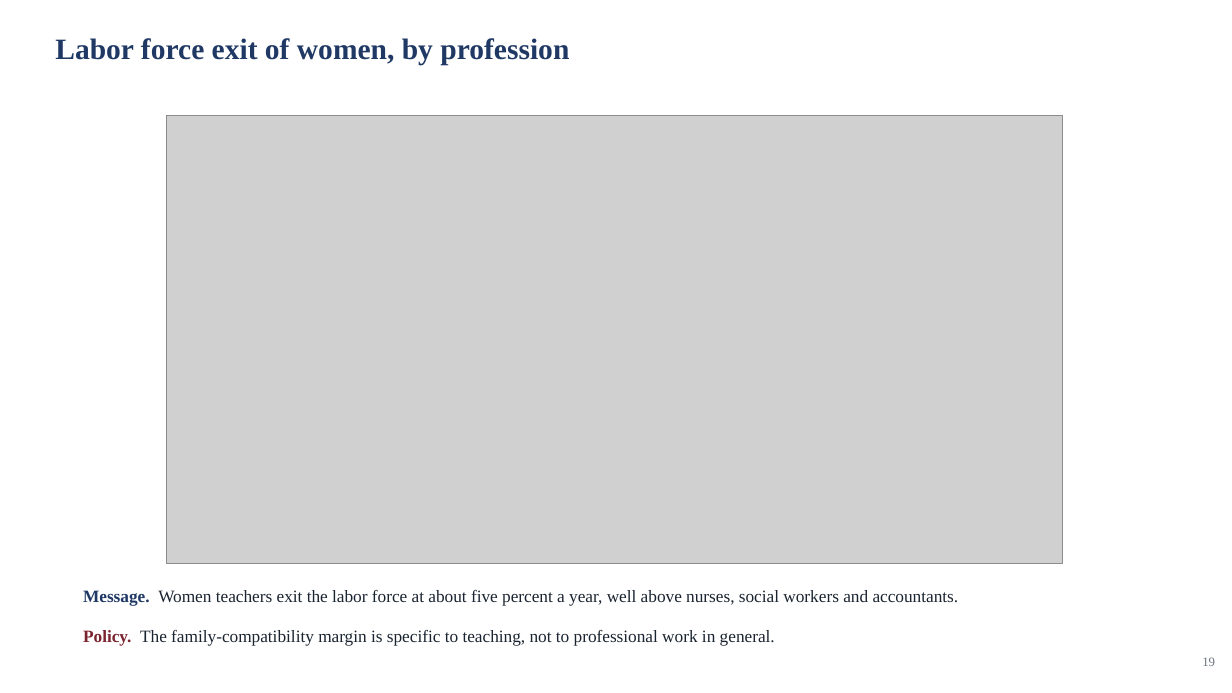
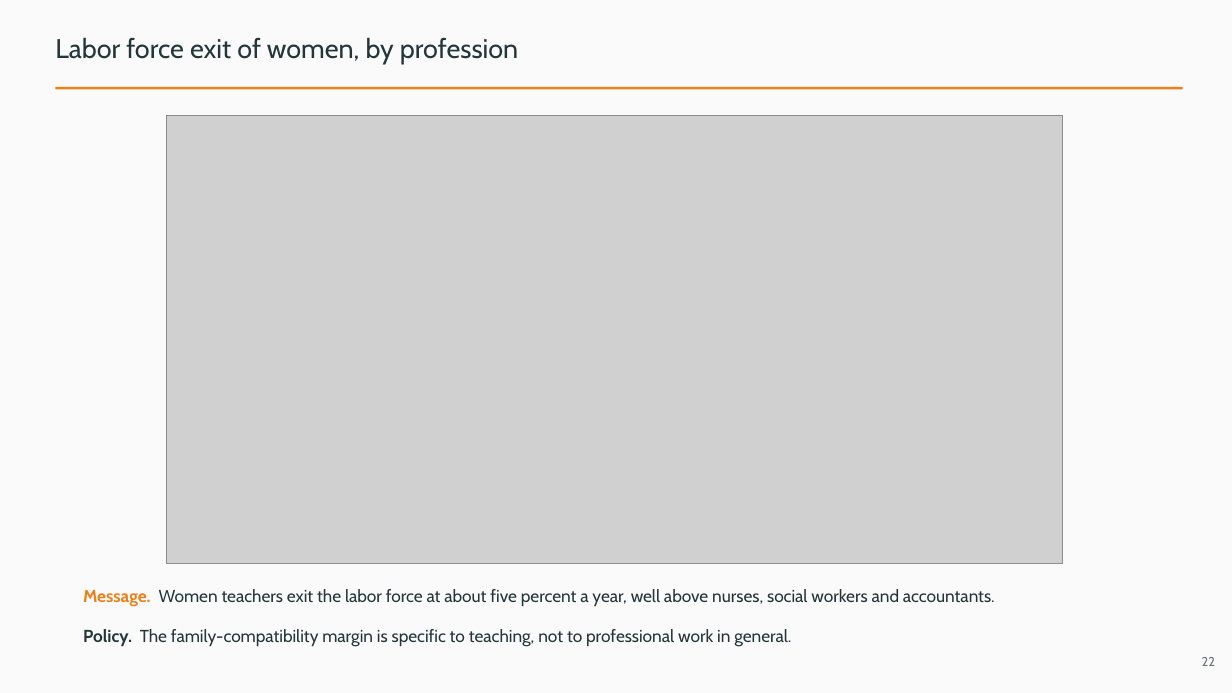
Before and after one commit to jedr1-ship-it/Alternative-Pathways----Quant, a slide deck: slide 22 of report/data_cluster/Proyect_US_cluster.pptx (slide 19 before the commit). Drawn at 1232x693 pixels with LibreOffice and Linux fonts; fonts in the diff are those of the drawing; grey boxes stand for pictures. Boxes give left, top, right and bottom in pixels: in the first picture for what was removed or moved away, otherwise in the second. Text is boxed around its words. In the diff, an @@ line names an element or a change of style, - is before the commit and + after.

```diff
--- a/report/data_cluster/Proyect_US_cluster.pptx
+++ b/report/data_cluster/Proyect_US_cluster.pptx
@@ background #FFFFFF to #FAFAFA @@
@@ text "Labor force exit of women, ..." at bbox=[55, 37, 518, 64]: size 23 to 21 pt, font Times New Roman to Cabin, text colour #1F3864 to #23373B, bold off @@
@@ rectangle added at bbox=[55, 87, 1183, 90], fill #EB811B @@
@@ text "Message. Women teachers exit the ..." at bbox=[83, 589, 995, 606]: font Times New Roman to Cabin, text colour #1A2430 to #23373B; text colour #1F3864 to #EB811B in "Message." @@
@@ text "Policy. The family-compatibility margin is ..." at bbox=[83, 629, 791, 647]: font Times New Roman to Cabin, text colour #1A2430 to #23373B; text colour #7B2530 to #23373B in "Policy." @@
@@ text at bbox=[1202, 657, 1215, 666]: text changed; font Times New Roman to Cabin @@
-19
+22
```
Also in this commit, not shown: 36 other slides changed, 5 slides added, 2 slides removed, 3 other files.
